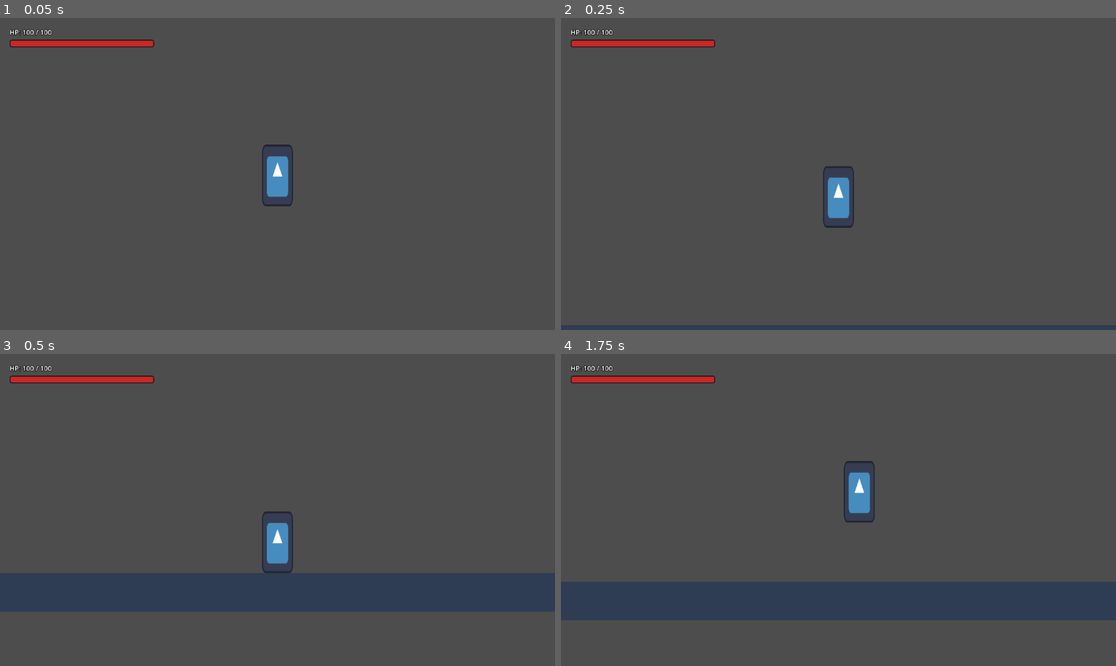
Above: before the commit, frames 1-4 (two rows, left to right).
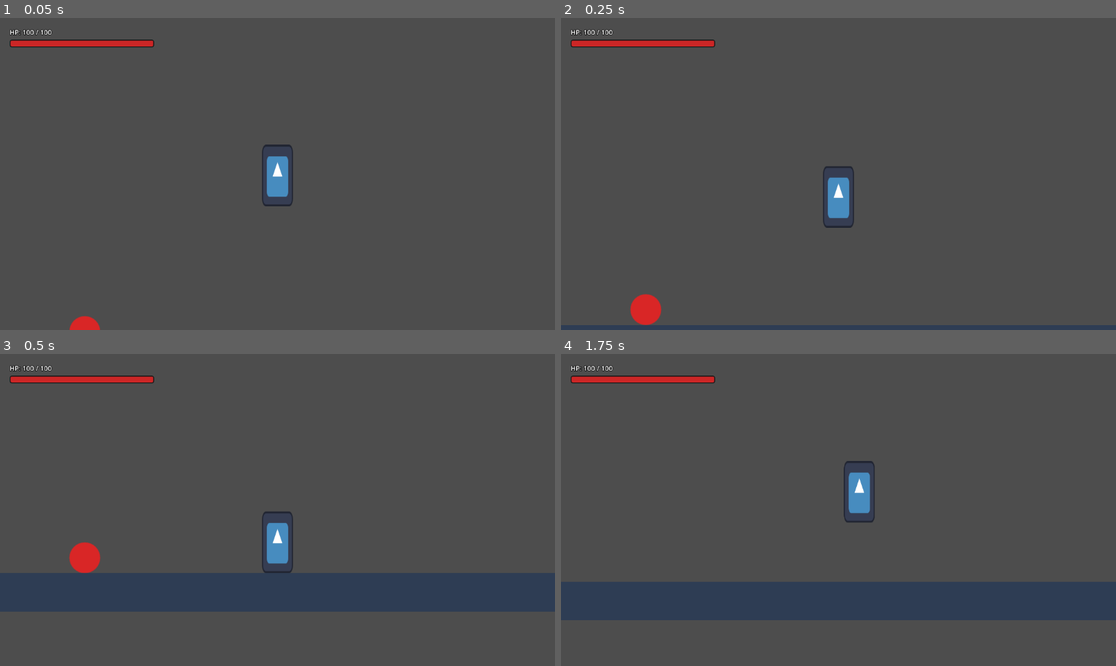
Above: after the commit, the same moments.

Repository: hikarirainbow/New-Project
Game: Godot game, scene res://scenes/levels/sandbox_level.tscn
Two runs of this game, one before a commit and one after it. Both use one fixed random seed, a clock stepped at 60 frames per second and the inputs below. The engine's default icon, where the game draws it, is replaced by a stand-in: a white triangle on a blue panel in a dark square.
Inputs:
- Up to frame 1 (0.05 s): no input
- Up to frame 2 (0.25 s): no input
- Up to frame 3 (0.5 s): no input
- Up to frame 4 (1.75 s): hold D (move_right) from 0.53 s (still down); tap Space (jump) at 0.77, 1.52 s

The runs differ from the first frame. In frame 1, 0.2% of the frame differs, in the area x 12-19%, y 95-100%; in frame 2, 0.4%, in the area x 12-19%, y 88-99%; in frame 3, 0.4%; in frame 4, nothing differs.

Commit message:
feat: add static red bean enemy with contact damage and knockback physics

Diff:
--- /dev/null
+++ b/scenes/enemies/static_enemy.gd
@@ -0,0 +1,30 @@
+@tool
+extends Area2D
+
+# Sát thương kẻ địch tĩnh gây ra
+@export var damage: int = 15
+
+func _ready():
+	# Chỉ kết nối tín hiệu khi đang trong màn chơi chạy thực tế (không phải trong Editor)
+	if not Engine.is_editor_hint():
+		body_entered.connect(_on_body_entered)
+
+func _draw():
+	# Vẽ một hạt đậu đỏ (red bean shape) có kích thước 32x32 (bằng một nửa chiều cao Player)
+	# Sử dụng StyleBoxFlat để bo tròn góc và đổ màu đỏ mượt mà trong màn hình vẽ vector
+	var style_box = StyleBoxFlat.new()
+	style_box.bg_color = Color(0.85, 0.15, 0.15, 1.0) # Màu đỏ nổi bật
+	style_box.corner_radius_top_left = 16
+	style_box.corner_radius_top_right = 16
+	style_box.corner_radius_bottom_right = 16
+	style_box.corner_radius_bottom_left = 16
+
+	# Vẽ căn giữa tại gốc tọa độ (0, 0)
+	draw_style_box(style_box, Rect2(-16, -16, 32, 32))
+
+# Xử lý khi Player đi vào vùng nguy hiểm của kẻ địch tĩnh
+func _on_body_entered(body):
+	if body.is_in_group("player"):
+		if body.has_method("take_damage"):
+			# Gây sát thương và truyền vị trí của kẻ địch để Player tính toán hướng đẩy lùi (Knockback)
+			body.take_damage(damage, global_position)
--- /dev/null
+++ b/scenes/enemies/static_enemy.tscn
@@ -0,0 +1,15 @@
+[gd_scene load_steps=3 format=3 uid="uid://b2e7h8d3p5"]
+
+[ext_resource type="Script" path="res://scenes/enemies/static_enemy.gd" id="1_static_enemy_gd"]
+
+[sub_resource type="CapsuleShape2D" id="CapsuleShape2D_enemy"]
+radius = 16.0
+height = 32.0
+
+[node name="StaticEnemy" type="Area2D"]
+collision_layer = 4
+collision_mask = 2
+script = ExtResource("1_static_enemy_gd")
+
+[node name="CollisionShape2D" type="CollisionShape2D" parent="."]
+shape = SubResource("CapsuleShape2D_enemy")
--- a/scenes/levels/sandbox_level.tscn
+++ b/scenes/levels/sandbox_level.tscn
@@ -1,7 +1,8 @@
-[gd_scene load_steps=5 format=3 uid="uid://d1h7h8d3p3"]
+[gd_scene load_steps=6 format=3 uid="uid://d1h7h8d3p3"]
 
 [ext_resource type="PackedScene" uid="uid://c1y7h8d3p2" path="res://scenes/player/player.tscn" id="1_player_tscn"]
 [ext_resource type="PackedScene" uid="uid://d1u7h8d3p4" path="res://scenes/ui/hud.tscn" id="2_hud_tscn"]
+[ext_resource type="PackedScene" uid="uid://b2e7h8d3p5" path="res://scenes/enemies/static_enemy.tscn" id="3_static_enemy_tscn"]
 
 [sub_resource type="RectangleShape2D" id="RectangleShape2D_ground"]
 size = Vector2(1200, 40)
@@ -15,6 +16,9 @@
 
 [node name="Player" parent="." instance=ExtResource("1_player_tscn")]
 position = Vector2(600, 300)
+
+[node name="StaticEnemy" parent="." instance=ExtResource("3_static_enemy_tscn")]
+position = Vector2(400, 464)
 
 [node name="StaticBody2D_Ground" type="StaticBody2D" parent="."]
 position = Vector2(600, 500)
--- a/scenes/player/player.gd
+++ b/scenes/player/player.gd
@@ -17,6 +17,7 @@
 var max_health = 100
 var current_health = 100
 var is_debuffed = false
+var knockback_timer = 0.0
 
 # Tín hiệu phát đi khi máu thay đổi hoặc khi chết
 signal health_changed(new_health)
@@ -26,6 +27,8 @@
 	add_to_group("player")
 
 func _physics_process(delta):
+	if knockback_timer > 0.0:
+		knockback_timer -= delta
 	match current_state:
 		State.MOVE:
 			handle_move_state(delta)
@@ -41,6 +44,12 @@
 		# Nếu nhân vật đang rơi xuống, tăng trọng lực để rơi nhanh hơn (giúp nhảy có cảm giác nặng hơn)
 		var active_gravity = gravity * 1.5 if velocity.y > 0 else gravity
 		velocity.y += active_gravity * delta
+
+	# Nếu đang chịu lực giật lùi (knockback), khóa phím điều khiển và giảm tốc dần
+	if knockback_timer > 0.0:
+		velocity.x = move_toward(velocity.x, 0, FRICTION * delta)
+		move_and_slide()
+		return
 
 	# Nhảy
 	if Input.is_action_just_pressed("jump") and is_on_floor():
@@ -73,16 +82,33 @@
 	velocity.x = 0
 	move_and_slide()
 
-# Nhận sát thương
-func take_damage(amount: int):
+# Nhận sát thương và chịu đẩy lùi
+func take_damage(amount: int, source_position: Vector2 = Vector2.ZERO):
 	if current_state == State.DEFEATED:
 		return
 
 	current_health = max(0, current_health - amount)
 	emit_signal("health_changed", current_health)
 
+	# Nếu có vị trí nguồn sát thương và chưa chết, áp dụng giật lùi
+	if source_position != Vector2.ZERO and current_health > 0:
+		apply_knockback(source_position)
+
 	if current_health <= 0:
 		die()
+
+# Áp dụng lực giật lùi
+func apply_knockback(source_position: Vector2, force: float = 250.0):
+	if current_state == State.DEFEATED:
+		return
+	# Tính hướng đẩy lùi ngược lại nguồn gây sát thương
+	var direction = (global_position - source_position).normalized()
+	# Nếu sát thương thẳng đứng, chọn hướng đẩy ngang ngẫu nhiên
+	if abs(direction.x) < 0.1:
+		direction.x = 1.0 if randf() > 0.5 else -1.0
+	velocity.x = direction.x * force
+	velocity.y = -180.0 # Nảy nhẹ lên
+	knockback_timer = 0.25 # Khóa phím trong 0.25 giây
 
 # Đánh bại nhân vật
 func die():
